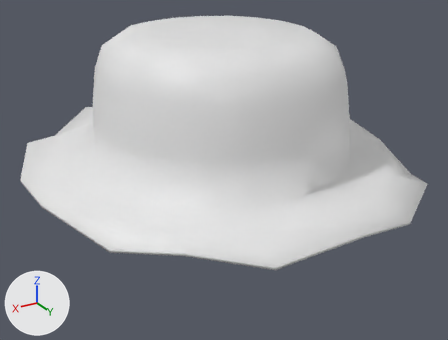
A saved change to the FBX model project/Shark and Peach's Military Uniform Improvements/contents/mods/SMUI/media/models_x/static/clothes/BoonieHat.fbx.
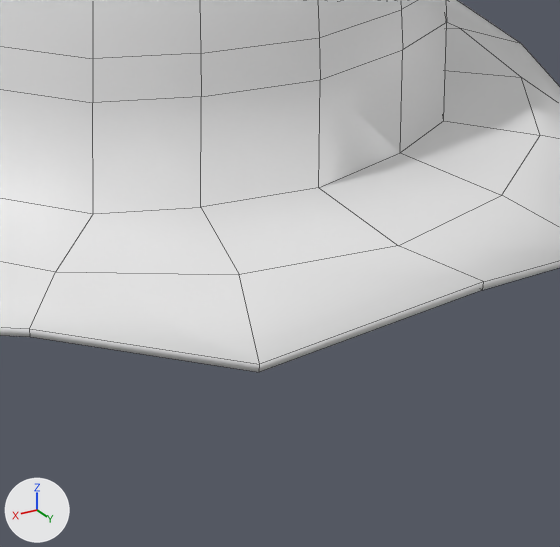
Each version appears first whole from a camera (50 mm lens) standing at (0.0017, 0.00288, 0.00237) and looking at (-0.00001, 0.00005, 0.00096), and next in a close-up on the part from 38% to 88% of the width and 36% to 100% of the height. Arrows for +X, +Y and +Z are at lower left; the lights stay in place. The close-ups show mesh edges as thin lines. Where no turn or scale is listed for an object, it has been applied to the vertices.

Script lines for the objects in view, before the commit:
```python
me_circle_001 = bpy.data.meshes.new('Circle.001')
me_circle_001.from_pydata(...)  # 328 vertices, 313 faces; spans x -0.00109..0.00109, y -0.00119..0.00121, z 0.00093..0.00174
me_circle_001.materials.append(mat_material_002)  # its picture is missing
ob_circle = bpy.data.objects.new('Circle', me_circle_001)
ob_circle.location = (0.0, 0.0, 0.0)
```
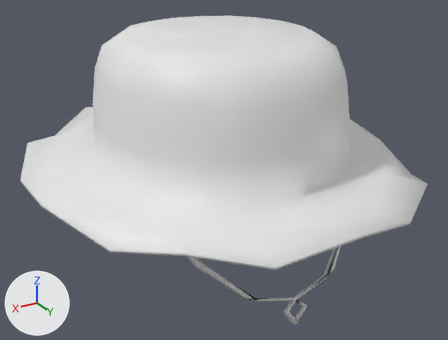
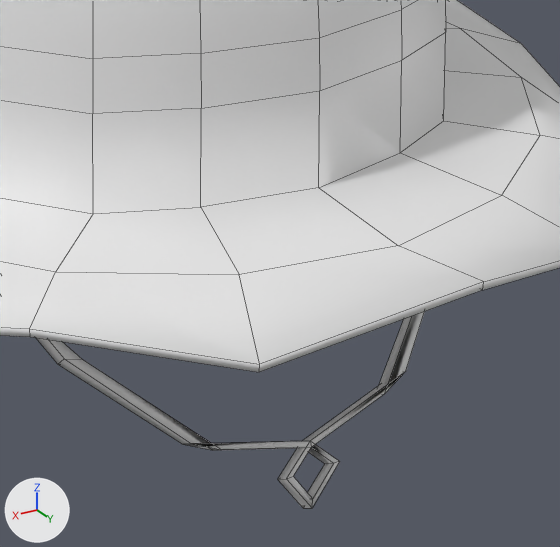
The newer file is also turned or shifted as a whole; pictures and numbers use the older file's frame.

Location of each change, (x1, y1, x2, y2) in pixels of the close-ups (560 x 547 px; the box of a moved part takes in the faces that stretch with it):
'Circle', reshaped
    before: (0, 0, 560, 372)
    after: (0, 0, 560, 508)
part 1 of me_circle_001, added
    after: (36, 311, 425, 508)
part 2 of me_circle_001, moved or reshaped
    before: (0, 0, 447, 214)
    after: (0, 0, 446, 214)

The edits, one by one:
me_circle_001 is used by ob_circle; location (0.0, 0.0, 0.0).
me_circle_001 had 328 vertices, 313 faces and spanned x -0.00109..0.00109, y -0.00119..0.00121, z 0.00093..0.00174.
me_circle_001 now has 376 vertices, 363 faces and spans x -0.00109..0.00109, y -0.00119..0.00121, z 0.00029..0.00174.
me_circle_001 part 1: a new loose piece of 48 vertices spanning x -0.00064..0.00062, y 0.00019..0.00074, z 0.00029..0.0011, in mat_material_002 (its picture is missing).
Part 2, on me_circle_001:
36 vertices in x -0.00068..0.00068, y -0.00074..0.00074, z 0.0013 move by (0.0, 0.0, -0.00003).
